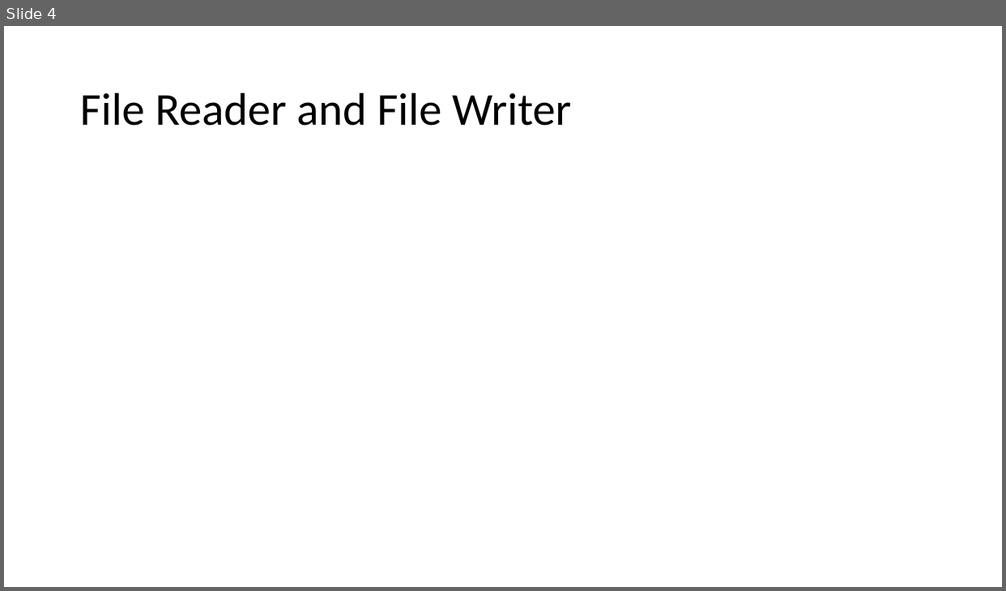
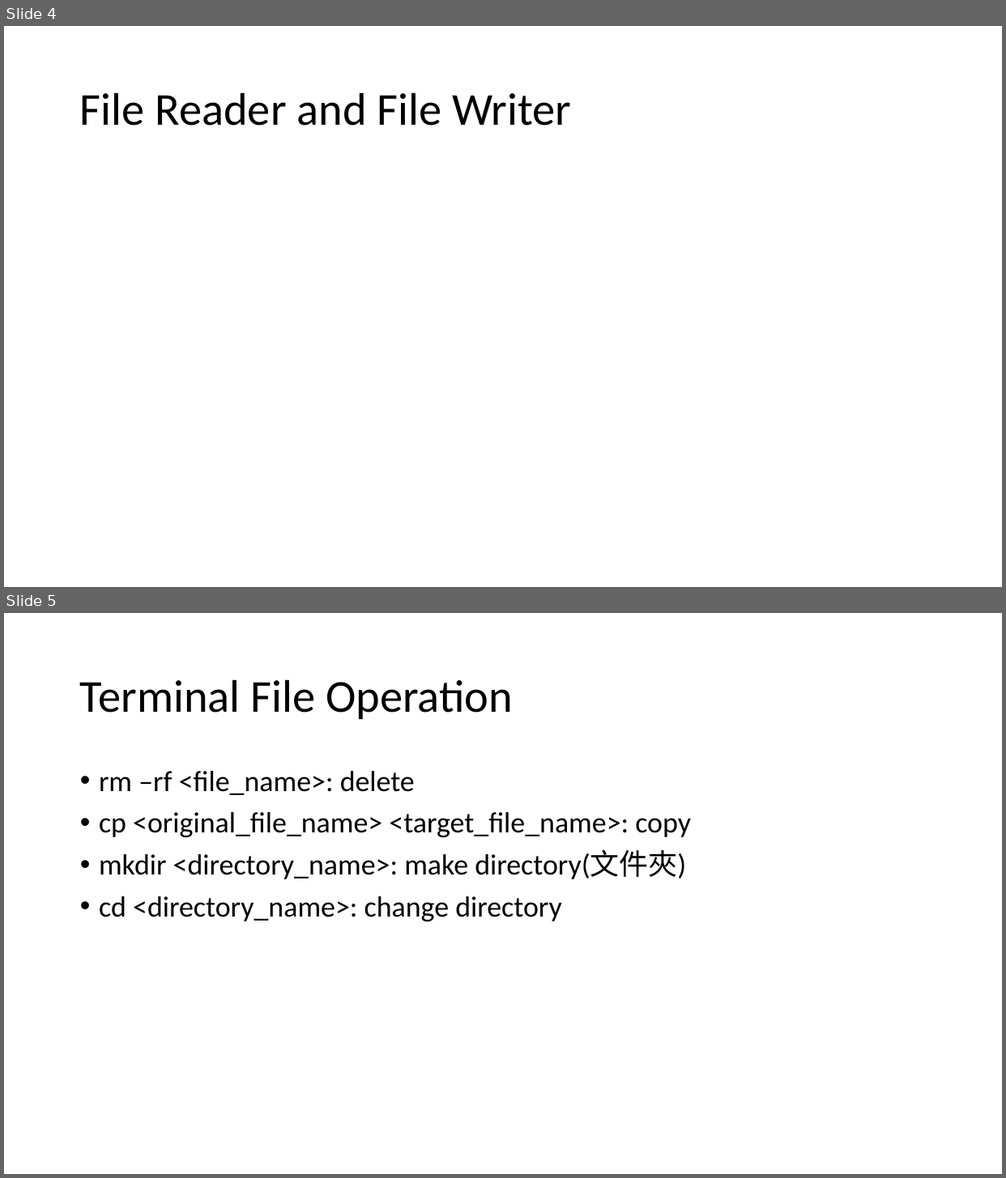
Before and after one commit to GoatWang/pythonTutorial, a slide deck: Python_2_20170927.pptx. Shown one above the other, each under a label of ours: slide 4 before the commit, slides 4 and 5 after it. The pictures are 1006x591 and 1006x1178 pixels, drawn with LibreOffice and Linux fonts; fonts in the diff are those of the drawing. Boxes give left, top, right and bottom in pixels: in the first picture for what was removed or moved away, otherwise in the second. Text is boxed around its words. In the diff, an @@ line names an element or a change of style, - is before the commit and + after.

Commit message:
test

```diff
--- a/Python_2_20170927.pptx
+++ b/Python_2_20170927.pptx
@@ slide 5 added at [4, 613, 1002, 1174], background #FFFFFF @@
@@ title added at [80, 679, 513, 719], 44 pt, text #000000 @@
+Terminal File Operation
@@ text added at [99, 771, 691, 922], 28 pt, text #000000 @@
+• rm –rf <file_name>: delete
+• cp <original_file_name> <target_file_name>: copy
+• mkdir <directory_name>: make directory(文件夾)
+• cd <directory_name>: change directory
```
